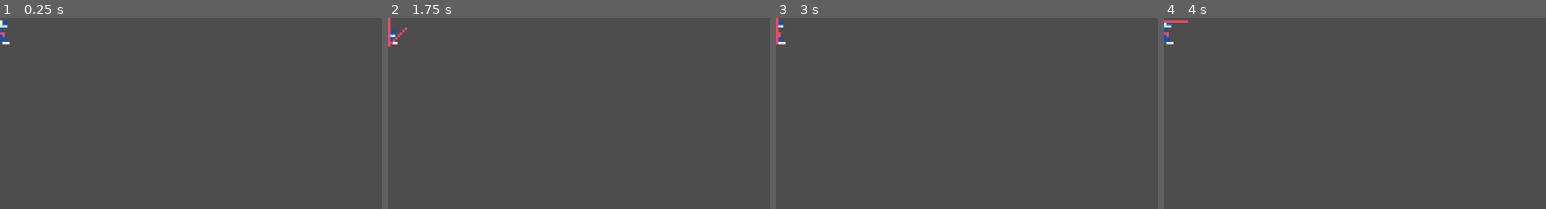
Above: before the commit, frames 1-4 (left to right).
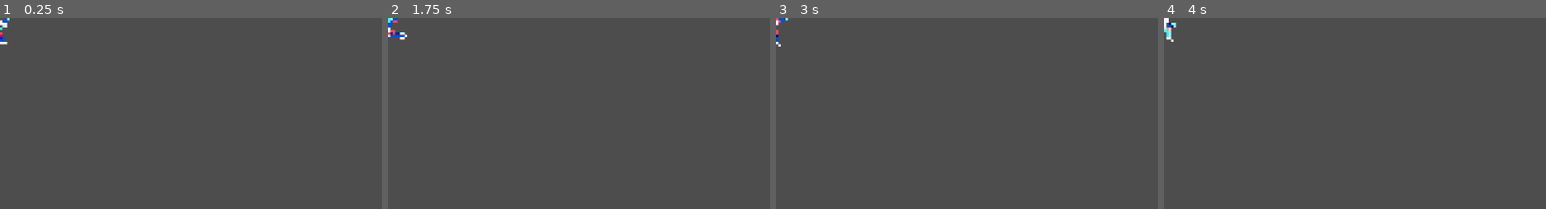
Above: after the commit, the same moments.

Repository: NebulaCoffee/SKG2026-score-gameshow
Game: Godot game, scene res://Scenes/player.tscn
The game is run twice, just before and just after one commit, with the same random seed, the same clock (stepped at 60 frames per second) and the same inputs. This scene is started directly instead of the project's main scene.
Inputs:
- Up to frame 1 (0.25 s): no input
- Up to frame 2 (1.75 s): tap Enter at 0.5 s; hold Right (ui_right) 0.53-1.28 s; tap Space at 1.25 s; hold Down (ui_down) from 1.28 s (still down)
- Up to frame 3 (3 s): release Down (ui_down) at 2.03 s; hold Right (ui_right) 2.03-2.78 s; tap Enter at 2.75 s; hold Up (ui_up) from 2.78 s (still down)
- Up to frame 4 (4 s): tap Space at 3.5 s; release Up (ui_up) at 3.53 s; hold Left (ui_left) from 3.53 s (still down)
The pictures show only the part of the screen within x 0-50%, y 0-50%; the shares and areas given below are measured in that part.

The runs differ from the first frame. In frame 1, 0.2% of the frame differs, in the area x 0-3%, y 0-14%; in frame 2, 0.4%, in the area x 0-5%, y 0-15%; in frame 3, 0.2%; in frame 4, 0.4%.

Commit message:
Player animations
Updated player animations

Diff:
--- a/Scenes/player.tscn
+++ b/Scenes/player.tscn
@@ -1,65 +1,248 @@
 [gd_scene format=3 uid="uid://y6fr4t71pqff"]
 
 [ext_resource type="Script" uid="uid://cw77017130l24" path="res://Scripts/player.gd" id="1_cvnsp"]
-[ext_resource type="Texture2D" uid="uid://bf00g8dpwvw7j" path="res://Assets/2D/playerchar2placehold.png" id="2_cvnsp"]
+[ext_resource type="Texture2D" uid="uid://dtxfogs8vdi5b" path="res://Assets/2D/playerchar2.png" id="2_6t5aa"]
+
+[sub_resource type="AtlasTexture" id="AtlasTexture_fkybt"]
+atlas = ExtResource("2_6t5aa")
+region = Rect2(0, 0, 24, 24)
+
+[sub_resource type="AtlasTexture" id="AtlasTexture_3smsa"]
+atlas = ExtResource("2_6t5aa")
+region = Rect2(24, 0, 24, 24)
+
+[sub_resource type="AtlasTexture" id="AtlasTexture_8erm5"]
+atlas = ExtResource("2_6t5aa")
+region = Rect2(96, 0, 24, 24)
+
+[sub_resource type="AtlasTexture" id="AtlasTexture_f1ek2"]
+atlas = ExtResource("2_6t5aa")
+region = Rect2(96, 24, 24, 24)
+
+[sub_resource type="AtlasTexture" id="AtlasTexture_tx1dd"]
+atlas = ExtResource("2_6t5aa")
+region = Rect2(0, 48, 24, 24)
+
+[sub_resource type="AtlasTexture" id="AtlasTexture_gymyn"]
+atlas = ExtResource("2_6t5aa")
+region = Rect2(24, 48, 24, 24)
+
+[sub_resource type="AtlasTexture" id="AtlasTexture_pu2lt"]
+atlas = ExtResource("2_6t5aa")
+region = Rect2(0, 48, 24, 24)
+
+[sub_resource type="AtlasTexture" id="AtlasTexture_ukyrk"]
+atlas = ExtResource("2_6t5aa")
+region = Rect2(24, 48, 24, 24)
+
+[sub_resource type="AtlasTexture" id="AtlasTexture_cvnsp"]
+atlas = ExtResource("2_6t5aa")
+region = Rect2(48, 0, 24, 24)
 
 [sub_resource type="AtlasTexture" id="AtlasTexture_6t5aa"]
-atlas = ExtResource("2_cvnsp")
-region = Rect2(0, 0, 24, 24)
-
-[sub_resource type="AtlasTexture" id="AtlasTexture_cvnsp"]
-atlas = ExtResource("2_cvnsp")
+atlas = ExtResource("2_6t5aa")
+region = Rect2(96, 0, 24, 24)
+
+[sub_resource type="AtlasTexture" id="AtlasTexture_vgqql"]
+atlas = ExtResource("2_6t5aa")
 region = Rect2(0, 24, 24, 24)
 
-[sub_resource type="AtlasTexture" id="AtlasTexture_fkybt"]
-atlas = ExtResource("2_cvnsp")
-region = Rect2(24, 0, 24, 24)
-
-[sub_resource type="AtlasTexture" id="AtlasTexture_vgqql"]
-atlas = ExtResource("2_cvnsp")
+[sub_resource type="AtlasTexture" id="AtlasTexture_x3wgy"]
+atlas = ExtResource("2_6t5aa")
 region = Rect2(24, 24, 24, 24)
 
-[sub_resource type="AtlasTexture" id="AtlasTexture_x3wgy"]
-atlas = ExtResource("2_cvnsp")
-region = Rect2(48, 0, 24, 24)
+[sub_resource type="AtlasTexture" id="AtlasTexture_igrcy"]
+atlas = ExtResource("2_6t5aa")
+region = Rect2(48, 24, 24, 24)
+
+[sub_resource type="AtlasTexture" id="AtlasTexture_fs7ks"]
+atlas = ExtResource("2_6t5aa")
+region = Rect2(72, 24, 24, 24)
+
+[sub_resource type="AtlasTexture" id="AtlasTexture_7dp3o"]
+atlas = ExtResource("2_6t5aa")
+region = Rect2(0, 24, 24, 24)
+
+[sub_resource type="AtlasTexture" id="AtlasTexture_h4iuc"]
+atlas = ExtResource("2_6t5aa")
+region = Rect2(24, 24, 24, 24)
+
+[sub_resource type="AtlasTexture" id="AtlasTexture_fd4e3"]
+atlas = ExtResource("2_6t5aa")
+region = Rect2(48, 24, 24, 24)
+
+[sub_resource type="AtlasTexture" id="AtlasTexture_qqcod"]
+atlas = ExtResource("2_6t5aa")
+region = Rect2(72, 24, 24, 24)
+
+[sub_resource type="AtlasTexture" id="AtlasTexture_l6n3p"]
+atlas = ExtResource("2_6t5aa")
+region = Rect2(48, 48, 24, 24)
+
+[sub_resource type="AtlasTexture" id="AtlasTexture_olqyp"]
+atlas = ExtResource("2_6t5aa")
+region = Rect2(72, 48, 24, 24)
+
+[sub_resource type="AtlasTexture" id="AtlasTexture_wpjfl"]
+atlas = ExtResource("2_6t5aa")
+region = Rect2(96, 48, 24, 24)
+
+[sub_resource type="AtlasTexture" id="AtlasTexture_bi64h"]
+atlas = ExtResource("2_6t5aa")
+region = Rect2(0, 72, 24, 24)
+
+[sub_resource type="AtlasTexture" id="AtlasTexture_2ijsl"]
+atlas = ExtResource("2_6t5aa")
+region = Rect2(24, 72, 24, 24)
+
+[sub_resource type="AtlasTexture" id="AtlasTexture_p1odr"]
+atlas = ExtResource("2_6t5aa")
+region = Rect2(0, 72, 24, 24)
+
+[sub_resource type="AtlasTexture" id="AtlasTexture_0gysh"]
+atlas = ExtResource("2_6t5aa")
+region = Rect2(24, 72, 24, 24)
+
+[sub_resource type="AtlasTexture" id="AtlasTexture_vfarp"]
+atlas = ExtResource("2_6t5aa")
+region = Rect2(72, 24, 24, 24)
+
+[sub_resource type="AtlasTexture" id="AtlasTexture_y6uwr"]
+atlas = ExtResource("2_6t5aa")
+region = Rect2(48, 24, 24, 24)
+
+[sub_resource type="AtlasTexture" id="AtlasTexture_83xs0"]
+atlas = ExtResource("2_6t5aa")
+region = Rect2(24, 24, 24, 24)
+
+[sub_resource type="AtlasTexture" id="AtlasTexture_ypfnu"]
+atlas = ExtResource("2_6t5aa")
+region = Rect2(0, 24, 24, 24)
 
 [sub_resource type="SpriteFrames" id="SpriteFrames_ganen"]
 animations = [{
 "frames": [{
 "duration": 1.0,
+"texture": SubResource("AtlasTexture_fkybt")
+}, {
+"duration": 1.0,
+"texture": SubResource("AtlasTexture_3smsa")
+}],
+"loop": 1,
+"name": &"idle",
+"speed": 5.0
+}, {
+"frames": [{
+"duration": 1.0,
+"texture": SubResource("AtlasTexture_8erm5")
+}, {
+"duration": 1.0,
+"texture": SubResource("AtlasTexture_f1ek2")
+}, {
+"duration": 1.0,
+"texture": SubResource("AtlasTexture_tx1dd")
+}, {
+"duration": 1.0,
+"texture": SubResource("AtlasTexture_gymyn")
+}],
+"loop": 0,
+"name": &"jump",
+"speed": 5.0
+}, {
+"frames": [{
+"duration": 1.0,
+"texture": SubResource("AtlasTexture_pu2lt")
+}, {
+"duration": 1.0,
+"texture": SubResource("AtlasTexture_ukyrk")
+}],
+"loop": 1,
+"name": &"jump_loop",
+"speed": 5.0
+}, {
+"frames": [{
+"duration": 1.0,
+"texture": SubResource("AtlasTexture_cvnsp")
+}, {
+"duration": 1.0,
 "texture": SubResource("AtlasTexture_6t5aa")
-}],
-"loop": 1,
-"name": &"idle",
-"speed": 5.0
-}, {
-"frames": [{
-"duration": 1.0,
-"texture": SubResource("AtlasTexture_cvnsp")
-}],
-"loop": 2,
-"name": &"jump",
-"speed": 5.0
-}, {
-"frames": [{
-"duration": 1.0,
-"texture": SubResource("AtlasTexture_fkybt")
+}, {
+"duration": 1.0,
+"texture": SubResource("AtlasTexture_vgqql")
+}, {
+"duration": 1.0,
+"texture": SubResource("AtlasTexture_x3wgy")
+}, {
+"duration": 1.0,
+"texture": SubResource("AtlasTexture_igrcy")
+}, {
+"duration": 1.0,
+"texture": SubResource("AtlasTexture_fs7ks")
+}],
+"loop": 0,
+"name": &"run_start",
+"speed": 5.0
+}, {
+"frames": [{
+"duration": 1.0,
+"texture": SubResource("AtlasTexture_7dp3o")
+}, {
+"duration": 1.0,
+"texture": SubResource("AtlasTexture_h4iuc")
+}, {
+"duration": 1.0,
+"texture": SubResource("AtlasTexture_fd4e3")
+}, {
+"duration": 1.0,
+"texture": SubResource("AtlasTexture_qqcod")
 }],
 "loop": 1,
 "name": &"running",
-"speed": 5.0
-}, {
-"frames": [{
-"duration": 1.0,
-"texture": SubResource("AtlasTexture_vgqql")
-}],
-"loop": 2,
+"speed": 10.0
+}, {
+"frames": [{
+"duration": 1.0,
+"texture": SubResource("AtlasTexture_l6n3p")
+}, {
+"duration": 1.0,
+"texture": SubResource("AtlasTexture_olqyp")
+}, {
+"duration": 1.0,
+"texture": SubResource("AtlasTexture_wpjfl")
+}, {
+"duration": 1.0,
+"texture": SubResource("AtlasTexture_bi64h")
+}, {
+"duration": 1.0,
+"texture": SubResource("AtlasTexture_2ijsl")
+}],
+"loop": 0,
 "name": &"skid",
 "speed": 5.0
 }, {
 "frames": [{
 "duration": 1.0,
-"texture": SubResource("AtlasTexture_x3wgy")
+"texture": SubResource("AtlasTexture_p1odr")
+}, {
+"duration": 1.0,
+"texture": SubResource("AtlasTexture_0gysh")
+}],
+"loop": 1,
+"name": &"skid_loop",
+"speed": 5.0
+}, {
+"frames": [{
+"duration": 1.0,
+"texture": SubResource("AtlasTexture_vfarp")
+}, {
+"duration": 1.0,
+"texture": SubResource("AtlasTexture_y6uwr")
+}, {
+"duration": 1.0,
+"texture": SubResource("AtlasTexture_83xs0")
+}, {
+"duration": 1.0,
+"texture": SubResource("AtlasTexture_ypfnu")
 }],
 "loop": 1,
 "name": &"slowing",
@@ -74,7 +257,7 @@
 
 [node name="PlayerAni" type="AnimatedSprite2D" parent="." unique_id=926354515]
 sprite_frames = SubResource("SpriteFrames_ganen")
-animation = &"slowing"
+animation = &"running"
 autoplay = "idle"
 
 [node name="PlayerChar" type="CharacterBody2D" parent="." unique_id=1240418747]
Binary file changed: Assets/2D/playerchar2.png
